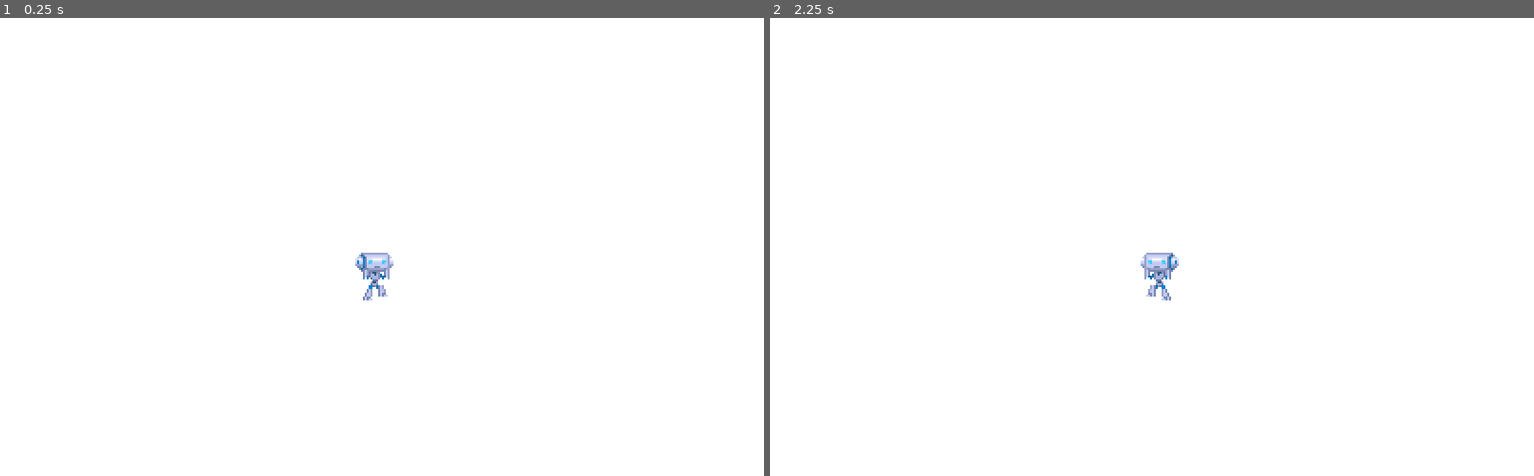
Above: before the commit, frames 1-2 (left to right).
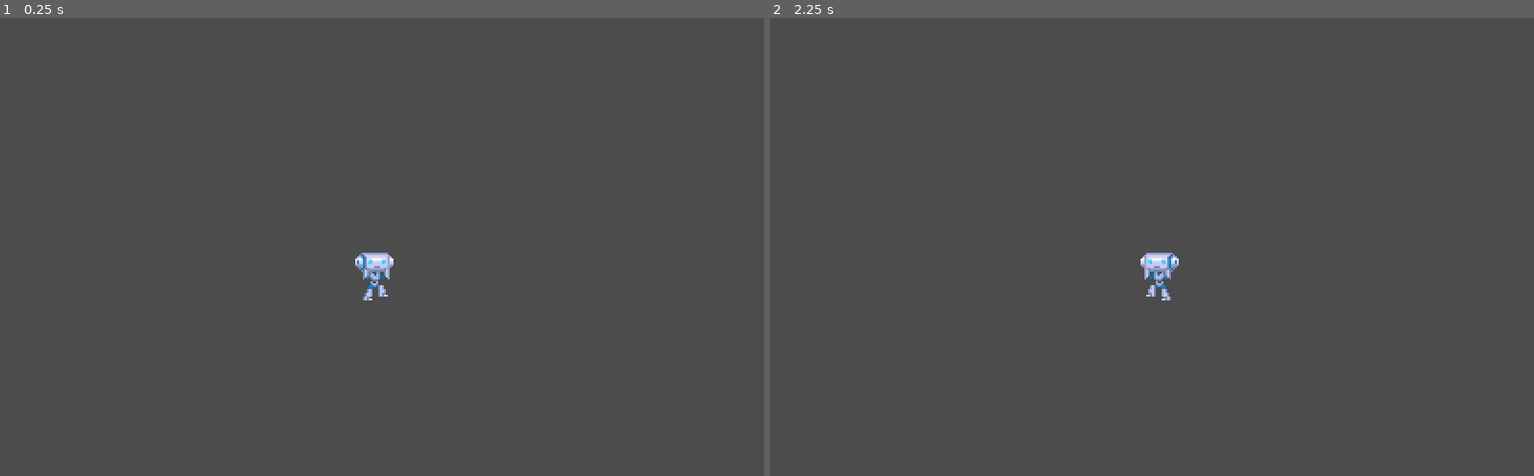
Above: after the commit, the same moments.

Repository: p-rott/Platformer
Game: Godot game, scene res://src/Actors/PlayerBackup.tscn
Two runs of this game, one before a commit and one after it. Both use one fixed random seed, a clock stepped at 60 frames per second and the inputs below. This scene is started directly instead of the project's main scene.
Inputs:
- Up to frame 1 (0.25 s): no input
- Up to frame 2 (2.25 s): tap Enter at 0.5, 2 s; hold Up (jump) 0.53-1.28 s; hold Right (move_right) 0.53-2.03 s; tap Space at 1.25 s; tap Shift (sprint) at 1.35 s; tap Up (jump) at 1.52, 1.55, 1.82 s; hold Left (move_left) from 2.03 s (still down); hold Up (jump) from 2.03 s (still down)

The runs differ from the first frame. In frame 1, 100% of the frame differs, in the area x 0-100%, y 0-100%; in frame 2, 100%.

Commit message:
Changed movement system

Diff:
--- a/project.godot
+++ b/project.godot
@@ -197,14 +197,18 @@
 window/size/height=480
 window/size/always_on_top=true
 window/dpi/allow_hidpi=true
-window/stretch/mode="2d"
-window/stretch/aspect="keep_height"
+window/stretch/mode="viewport"
+window/stretch/aspect="expand"
 stretch/aspect="keep_height"
 stretch/mode="2d"
 
 [gdnative]
 
 singletons=[  ]
+
+[global]
+
+"Show Prints"=true
 
 [image_loader]
 
@@ -304,7 +308,6 @@
 quality/2d/use_pixel_snap=true
 quality/filters/anisotropic_filter_level=2
 quality/filters/use_nearest_mipmap_filter=true
-environment/default_clear_color=Color( 1, 1, 1, 1 )
 quality/depth/hdr=false
 
 [texture_import]
--- a/src/Actors/Player.gd
+++ b/src/Actors/Player.gd
@@ -4,11 +4,22 @@
 const FLOOR_DETECT_DISTANCE = 20.0
 export var maxRunSpeed = 300
 export var maxFallSpeed = 500
+export var maxWallSlideSpeed = 40
 export var sprintIncrease = 1.1
 export var jumpAccelerationDecrease = 0.2
 export var acceleration = 75
 export var changeMoveDirectionTempo = 0
+export var jump_buffer_time_ms = 50 #When Jump is pressed while in Air, the jump is still executed if the player touches the ground in this time
+var jump_buffer_time_s = jump_buffer_time_ms / 1000
+var jump_buffer = 0 # is set when jump is pressed in the air
 
+export var coyote_time_ms = 50 #time it is possible to jump after falling of an edge
+var coyote_time_s : float
+export(float, 0,1) var jump_cancel_factor = 0 # When zero, jump ist instantly canceled
+
+export(float, 0,1) var grounded_hDamping = 1 #Factor how much the movement is damped when stopping, 1 for instant stop
+export(float, 0,1) var jumping_hDamping = 1 #Factor how much the horizontalmovement while jumping is damped when stopping, 1 for instant stop
+export(float, 0,1) var falling_hDamping = 1 #Factor how much the horizontalmovement while falling is damped when stopping, 1 for instant stop
 var state : State
 var state_factory
 
@@ -19,6 +30,7 @@
 onready var sprite = $Sprite
 
 func _ready():
+	coyote_time_s = coyote_time_ms / 1000.0
 	var camera: Camera2D = $Camera
 	camera.custom_viewport = $"../.."
 	state_factory = StateFactory.new()
@@ -40,8 +52,15 @@
 
 func move_left():
 	state.move_left()
+func move_left_released():
+	state.move_left_released()
 func move_right():
 	state.move_right()
+func move_right_released():
+	state.move_right_released()
+func horizontal_stop():
+	state.horizontal_stop()
+
 func jump():
 	state.jump()
 func jump_released():
@@ -62,8 +81,10 @@
 func _physics_process(_delta):
 	if Input.is_action_pressed("move_left"):
 		move_left()
-	elif Input.is_action_pressed("move_right"):
+	if Input.is_action_pressed("move_right"):
 		move_right()
+	if not (Input.is_action_pressed("move_left") or Input.is_action_pressed("move_right")):
+		horizontal_stop()
 	if Input.is_action_pressed("jump"):
 		jump()
 	elif Input.is_action_just_released("jump"):
--- a/src/Actors/PlayerStateMachine/State.gd
+++ b/src/Actors/PlayerStateMachine/State.gd
@@ -7,7 +7,16 @@
 var persistent_state
 
 
-func _physics_process(_delta):
+
+func _physics_process(_delta):#
+	if(persistent_state.jump_buffer > 0 and is_on_floor()):
+		persistent_state.change_state("jump")
+		persistent_state.jump_buffer = 0
+	elif persistent_state.jump_buffer > 0:
+		persistent_state.jump_buffer -= _delta
+	else:
+		persistent_state.jump_buffer = 0
+
 	persistent_state._velocity.y = min(persistent_state._velocity.y +persistent_state.gravity, persistent_state.maxRunSpeed)
 	var collision = persistent_state.move_and_collide(persistent_state._velocity * _delta)
 	if collision:
@@ -29,8 +38,16 @@
 
 func move_left():
 	pass
+func move_left_released():
+	pass
 
 func move_right():
+	pass
+
+func move_right_released():
+	pass
+
+func horizontal_stop():
 	pass
 
 func jump():
--- a/src/Actors/PlayerStateMachine/falling_state.gd
+++ b/src/Actors/PlayerStateMachine/falling_state.gd
@@ -6,6 +6,7 @@
 func _ready():
 	animationPlayer.play("falling")
 	persistent_state._velocity.y = 0
+
 
 func _physics_process(_delta):
 	persistent_state._velocity.x = lerp(persistent_state._velocity.x, 0, 0.01)
@@ -30,14 +31,17 @@
 		persistent_state._velocity.x *=-persistent_state.changeMoveDirectionTempo
 
 
-
 func move_right():
 	if not sprite.flip_h:
 		persistent_state._velocity.x = min(persistent_state._velocity.x+persistent_state.acceleration*persistent_state.jumpAccelerationDecrease, persistent_state.maxRunSpeed )
 	else:
 		sprite.flip_h = false
 		persistent_state._velocity.x *=-persistent_state.changeMoveDirectionTempo
+
+func horizontal_stop():
+	persistent_state._velocity.x *= 1 - persistent_state.falling_hDamping
 func jump():
+	persistent_state.jump_buffer = persistent_state.jump_buffer_time_s
 	pass
 
 func sprint_pressed():
--- a/src/Actors/PlayerStateMachine/idle_state.gd
+++ b/src/Actors/PlayerStateMachine/idle_state.gd
@@ -7,7 +7,7 @@
 	persistent_state._velocity.x = 0
 
 func _physics_process(_delta):
-	persistent_state._velocity.x = lerp(persistent_state._velocity.x, 0, 1)
+	persistent_state._velocity.x = 0
 	if(not is_on_floor()):
 		change_state.call_func("falling")
 
--- a/src/Actors/PlayerStateMachine/jump_state.gd
+++ b/src/Actors/PlayerStateMachine/jump_state.gd
@@ -27,7 +27,6 @@
 		persistent_state._velocity.x *=-persistent_state.changeMoveDirectionTempo
 
 
-
 func move_right():
 	if not sprite.flip_h:
 		persistent_state._velocity.x = min(persistent_state._velocity.x+persistent_state.acceleration*persistent_state.jumpAccelerationDecrease, persistent_state.maxRunSpeed )
@@ -35,11 +34,14 @@
 		sprite.flip_h = false
 		persistent_state._velocity.x *=-persistent_state.changeMoveDirectionTempo
 
+func horizontal_stop():
+	persistent_state._velocity.x *= 1 - persistent_state.jumping_hDamping
+
 func jump():
 	pass
 
 func jump_released():
-	persistent_state._velocity.y += 100
+	persistent_state._velocity.y *= persistent_state.jump_cancel_factor
 
 func sprint_pressed():
 	if(persistent_state.wall_detector_left.is_colliding()  or persistent_state.wall_detector_right.is_colliding()):
--- a/src/Actors/PlayerStateMachine/run_state.gd
+++ b/src/Actors/PlayerStateMachine/run_state.gd
@@ -7,10 +7,11 @@
 var friction = 0.2
 var acceleration
 var maxRunSpeed
-
+var coyote_buffer
 func _ready():
 	acceleration = persistent_state.acceleration
 	maxRunSpeed = persistent_state.maxRunSpeed
+	coyote_buffer = persistent_state.coyote_time_s
 	animationPlayer.play("run")
 	if sprite.flip_h:
 	   persistent_state._velocity.x = max(persistent_state._velocity.x-acceleration, -maxRunSpeed )
@@ -20,8 +21,9 @@
 func _physics_process(_delta):
 	if abs(persistent_state._velocity.x) < min_move_speed:
 		 change_state.call_func("idle")
-	persistent_state._velocity.x = lerp(persistent_state._velocity.x, 0, friction)
-	if(not is_on_floor()):
+	if(not is_on_floor() && coyote_buffer > 0):
+		coyote_buffer -=_delta
+	elif(not is_on_floor()):
 		persistent_state._velocity.y = 0
 		change_state.call_func("falling")
 
@@ -35,10 +37,16 @@
 
 func move_right():
 	if not sprite.flip_h:
-		persistent_state._velocity.x = min(persistent_state._velocity.x+acceleration, maxRunSpeed )
+		var horizontalVelocity: float = persistent_state._velocity.x
+		horizontalVelocity += persistent_state.acceleration
+
+		persistent_state._velocity.x = min(horizontalVelocity, maxRunSpeed )
 	else:
 		sprite.flip_h = false
 		persistent_state._velocity.x *=-persistent_state.changeMoveDirectionTempo
+
+func horizontal_stop():
+	persistent_state._velocity.x *= 1 - persistent_state.grounded_hDamping
 
 func jump():
 	change_state.call_func("jump")
--- a/src/Actors/PlayerStateMachine/state_factory.gd
+++ b/src/Actors/PlayerStateMachine/state_factory.gd
@@ -16,6 +16,7 @@
 }
 
 func get_state(state_name):
+	print(state_name)
 	if states.has(state_name):
 		return states.get(state_name)
 	else:
--- a/src/Actors/PlayerStateMachine/wallSlide_state.gd
+++ b/src/Actors/PlayerStateMachine/wallSlide_state.gd
@@ -8,14 +8,13 @@
 func _ready():
 	sprite.flip_h = persistent_state.wall_detector_left.is_colliding()
 	animationPlayer.play("falling")
-	persistent_state._velocity.y = 0
+	persistent_state._velocity.y = min(persistent_state._velocity.y + 10, persistent_state.maxWallSlideSpeed)
 	persistent_state._velocity.x = 0
 
 func _physics_process(_delta):
 	if(is_on_floor()):
 		change_state.call_func("idle")
-	persistent_state._velocity.y = min(persistent_state._velocity.y + 10, 50)
-	#persistent_state._velocity.x = -0.5 if persistent_state.wall_detector_left.is_colliding() else 0.5
+	persistent_state._velocity.y = min(persistent_state._velocity.y + 10, persistent_state.maxWallSlideSpeed)
 	if(not persistent_state.wall_detector_left.is_colliding() and sprite.flip_h):
 		change_state.call_func("falling")
 	elif(not persistent_state.wall_detector_right.is_colliding() and not sprite.flip_h):
--- a/src/Level/Levels/Level3.tscn
+++ b/src/Level/Levels/Level3.tscn
@@ -14,6 +14,12 @@
 
 [node name="TileMap" parent="." index="2"]
 tile_data = PoolIntArray( 1114182, 0, 196608, 1114183, 0, 196609, 1114184, 0, 196609, 1114185, 0, 196609, 1114186, 0, 1 …(3106 unchanged characters)…
+
+[node name="Player" parent="." index="4"]
+position = Vector2( 160484, 649702 )
+coyote_time_ms = 75
+jumping_hDamping = 0.066
+falling_hDamping = 0.23
 
 [node name="LargeSaw" parent="Traps" index="0" instance=ExtResource( 2 )]
 position = Vector2( 628.253, 570.317 )
--- a/src/Main/Viewportshaders.gd
+++ b/src/Main/Viewportshaders.gd
@@ -10,7 +10,9 @@
 	if Engine.editor_hint:
 		for _i in self.get_children(): #hides all shaders in Editor
 			_i.hide()
-
+	else:
+		for _i in self.get_children(): #hides all shaders in Editor
+			_i.show()
 	pass # Replace with function body.
 
 
--- a/src/Main/Viewportshaders.tscn
+++ b/src/Main/Viewportshaders.tscn
@@ -65,18 +65,14 @@
 shader_param/ignore_pure_green = null
 shader_param/ignore_pure_blue = null
 shader_param/offset = 20.0
-shader_param/amount = 0.0
+shader_param/amount = 0.277
 shader_param/noise = SubResource( 6 )
-
-[sub_resource type="Environment" id=8]
-glow_enabled = true
 
 [node name="Viewportshaders" type="CanvasLayer"]
 script = ExtResource( 2 )
 
 [node name="BackBufferCopy" type="BackBufferCopy" parent="."]
-visible = false
-scale = Vector2( 2, 2 )
+scale = Vector2( 1.5, 1.5 )
 copy_mode = 2
 rect = Rect2( 0, 0, 800, 480 )
 script = ExtResource( 3 )
@@ -93,8 +89,7 @@
 }
 
 [node name="BackBufferCopy2" type="BackBufferCopy" parent="."]
-visible = false
-scale = Vector2( 2, 2 )
+scale = Vector2( 1.5, 1.5 )
 copy_mode = 2
 rect = Rect2( 0, 0, 800, 480 )
 script = ExtResource( 3 )
@@ -109,6 +104,3 @@
 __meta__ = {
 "_edit_use_anchors_": false
 }
-
-[node name="WorldEnvironment" type="WorldEnvironment" parent="."]
-environment = SubResource( 8 )
Not shown: 1 places in src/Main/Viewportshaders.tscn that only renumber resources
